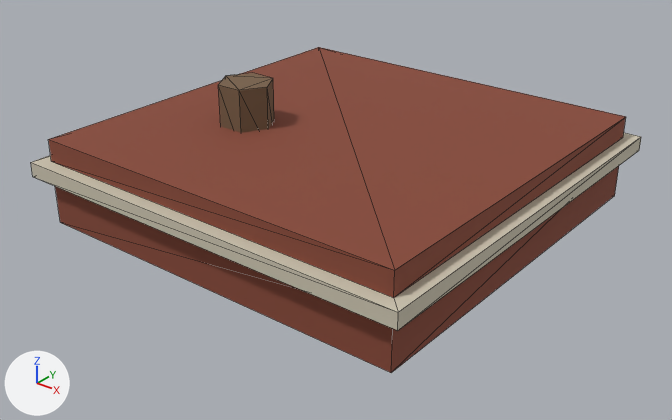
The glTF model assets/models/buildings/tw_brick_16_crown_lod1.glb: old version first, new version second.
Before and after are seen from a 50 mm lens placed at (21.0, -26.9, 16.4), pointed at (0.5, -1.2, 0.5). The axes (+X, +Y, +Z) are drawn at lower left. The lights are the same throughout. The picture after the commit comes second. Mesh edges are drawn as thin lines. Vertices at exactly the same position are counted once.

Objects in the first picture: 'tw_brick_16_crown_lod1'.
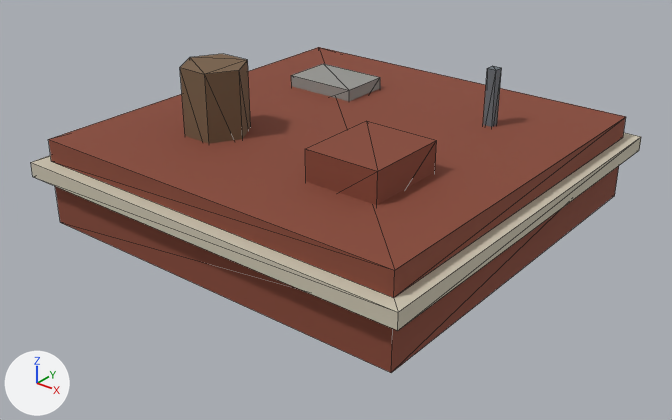
Changed parts and their boxes [x1, y1, x2, y2] in the pictures (672 x 420 px):
part 1 of me_tw_brick_16_crown_lod1, added (brown): after [180, 54, 251, 144]
part 2 of me_tw_brick_16_crown_lod1, added: after [483, 66, 502, 127]
part 3 of me_tw_brick_16_crown_lod1, added (brown): after [305, 121, 437, 205]
part 4 of me_tw_brick_16_crown_lod1, added: after [291, 64, 380, 101]
part 5 of me_tw_brick_16_crown_lod1, deleted (brown): before [218, 73, 274, 133]

Diff of the bpy script that builds the scene:
```diff
--- a/assets/models/buildings/tw_brick_16_crown_lod1.glb.py
+++ b/assets/models/buildings/tw_brick_16_crown_lod1.glb.py
@@ me_tw_brick_16_crown_lod1 @@
 # used by ob_tw_brick_16_crown_lod1; location = (0.0, 0.0, 0.0)
-me_tw_brick_16_crown_lod1.from_pydata(...)  # 36 vertices, 56 faces; spans x -8.6..8.6, y -8.6..8.6, z 0.0..5.2
+me_tw_brick_16_crown_lod1.from_pydata(...)  # 60 vertices, 92 faces; spans x -8.6..8.6, y -8.6..8.6, z 0.0..6.2
+# me_tw_brick_16_crown_lod1 part 1: a new loose piece, a 6-sided cylinder along z spanning x -4.9..-2.3, y -4.5..-2.3, z 2.6..6.2, in mat_palette (picture img_palette)
+# me_tw_brick_16_crown_lod1 part 2: a new loose piece, a box spanning x 4.0..4.4, y 3.6..4.0, z 2.4..5.8, in mat_palette (picture img_palette)
+# me_tw_brick_16_crown_lod1 part 3: a new loose piece, a box spanning x 2.1..5.1, y -4.9..-1.5, z 2.4..4.7, in mat_palette_c (picture img_palette_c)
+# me_tw_brick_16_crown_lod1 part 4: a new loose piece, a box spanning x -5.0..-1.8, y 2.5..4.7, z 2.4..4.0, in mat_palette_c (picture img_palette_c)
+# me_tw_brick_16_crown_lod1 part 5: the loose piece of 12 vertices spanning x -4.5..-2.3, y -3.0..-1.0, z 2.6..5.2 is deleted
 me_tw_brick_16_crown_lod1.materials.append(mat_palette)
```
